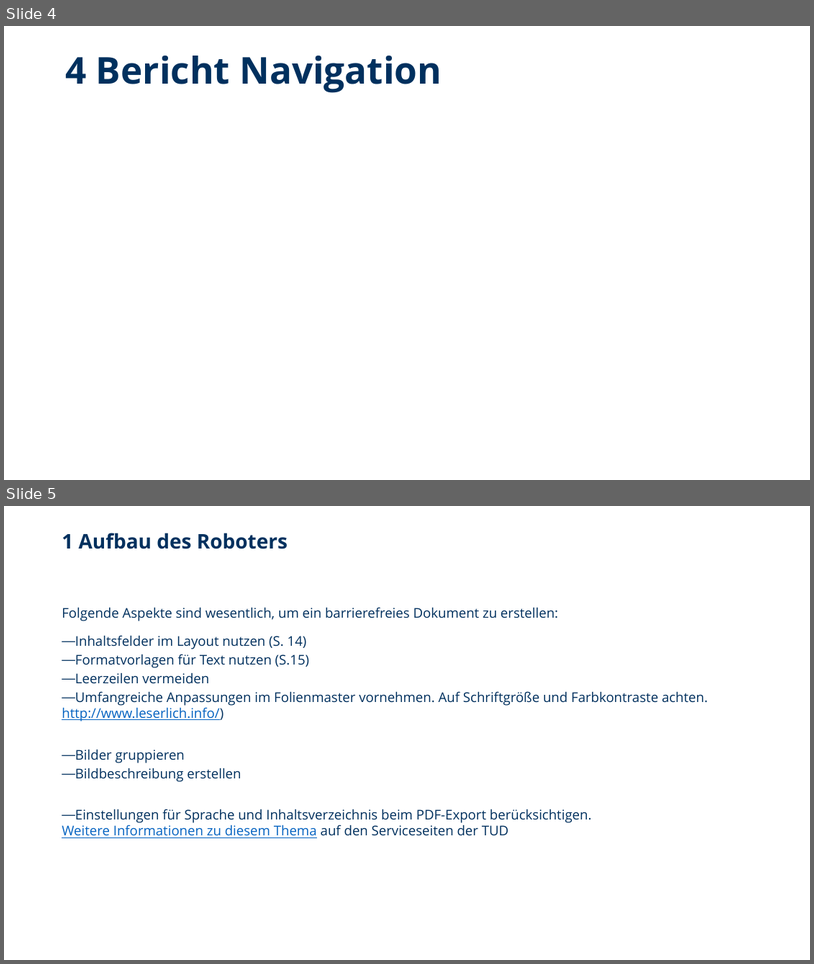
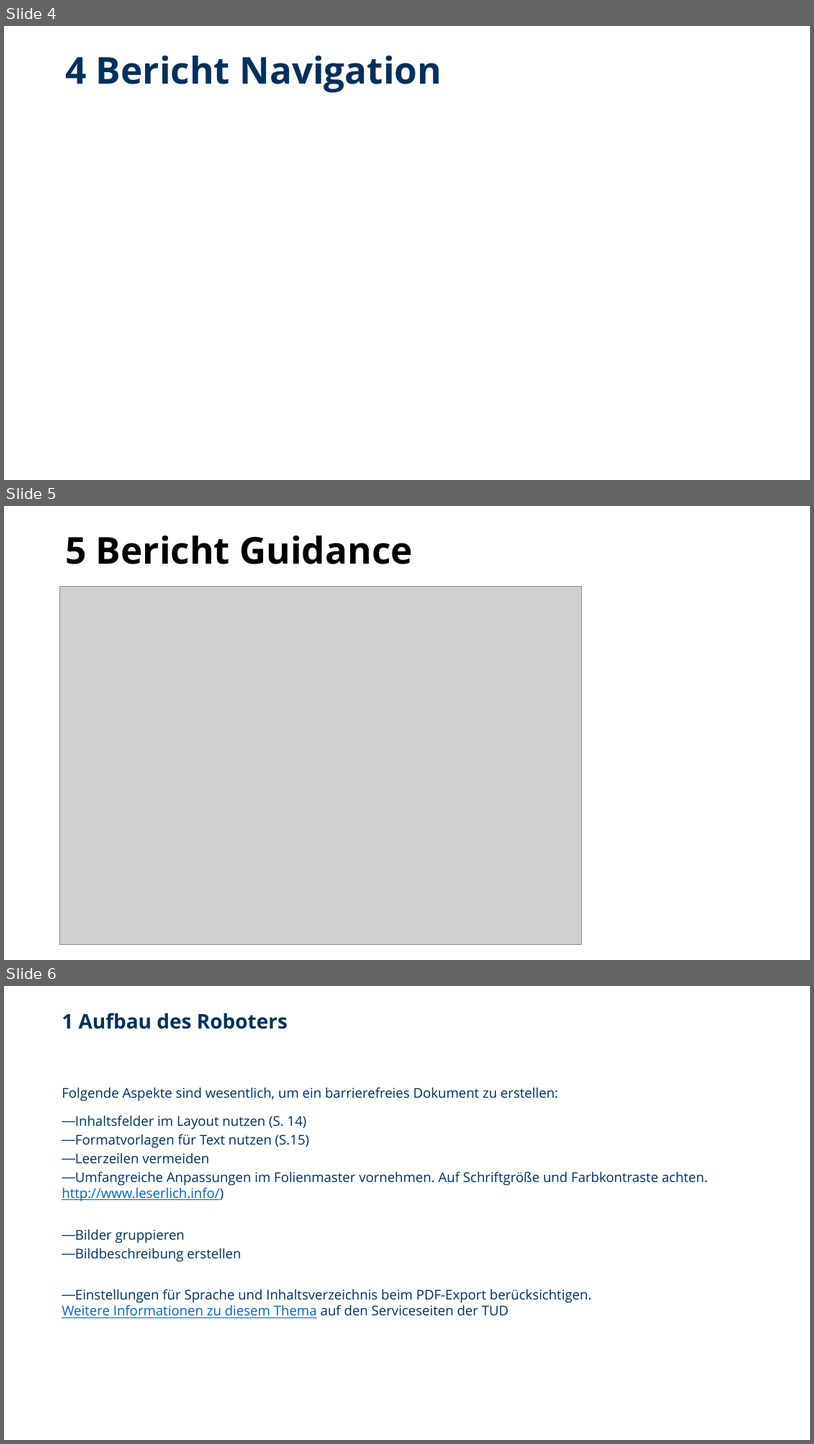
Before and after one commit to wredsen/HS-AMR, a slide deck: Vorpraesi_HS-AMR.pptx. Shown one above the other, each under a label of ours: slides 4 and 5 before the commit, slides 4, 5 and 6 after it. The pictures are 814x964 and 814x1444 pixels, drawn with LibreOffice and Linux fonts; fonts in the diff are those of the drawing; grey boxes stand for pictures. Boxes give left, top, right and bottom in pixels: in the first picture for what was removed or moved away, otherwise in the second. Text is boxed around its words. In the diff, an @@ line names an element or a change of style, - is before the commit and + after.

Commit message:
[GUI] Bild fuer PPP hinzugefuegt

```diff
--- a/Vorpraesi_HS-AMR.pptx
+++ b/Vorpraesi_HS-AMR.pptx
@@ slide 5 added at (4,506,810,960), background #FFFFFF @@
@@ title added at (65,536,412,564), 44 pt, text #000000, bold @@
+5 Bericht Guidance
@@ picture added at (59,586,581,944) @@
@@ what was slide 5 is now slide 6 @@
```
